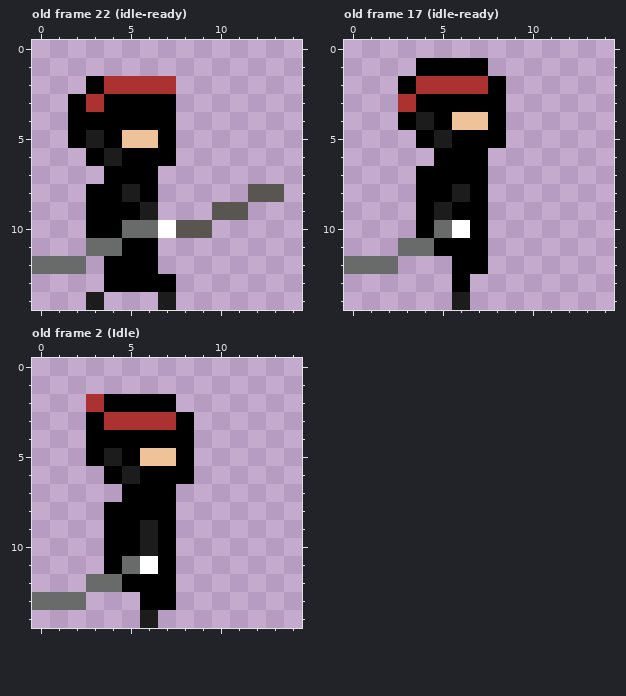
Pixel-art file, stored at Art/Player/ninjatemp.aseprite. The picture above is the old version.
15x15 pixels, 29 frames. Shown: old frame 22 (idle-ready), old frame 17 (idle-ready), old frame 2 (Idle). The commit also changed other frames, which this record leaves out.
After the commit:
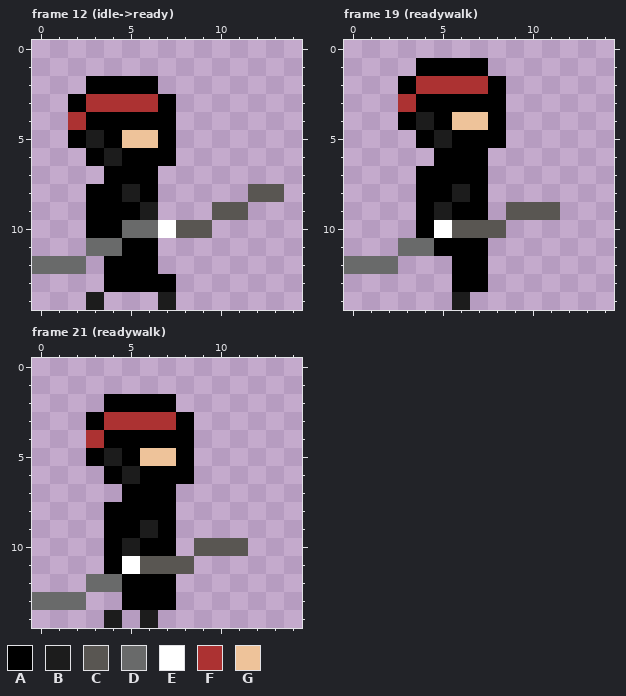
Palette (. is transparent): A #000000  B #1c1c1c  C #595652  D #696a6a  E #ffffff  F #ac3232  G #eec39a
A new or re-ordered frame is compared with the old frame closest to it.
Edits made:
frames 29 -> 51
--- frame 12 (idle->ready) is new; against old frame 22 (idle-ready), layer "bandana"
@@ x 0..9 @@
  1 ..........
- 2 ...AFFFF..
- 3 ..AFAAAA..
- 4 ..AAAAAA..
+ 2 ...AAAA...
+ 3 ..AFFFFA..
+ 4 ..FAAAAA..
  5 ..ABAGGA..
--- frame 19 (readywalk) is new; against old frame 17 (idle-ready), layers "arms", "sword", "Legs"
@@ x 0..14 @@
  8 ....AABA.......
- 9 ....ABAA.......
-10 ....ADEA.......
+ 9 ....ABAA.CCC...
+10 ....AECCC......
 11 ...DDAAA.......
 12 DDD...AA.......
-13 ......A........
+13 ......AA.......
 14 ......B........
--- frame 21 (readywalk) is new; against old frame 2 (Idle)
@@ x 1..5 @@
  1 .....
- 2 ..FAA
+ 2 ...AA
  3 ..AFF
- 4 ..AAA
+ 4 ..FAA
  5 ..ABA
@@ x 0..14 @@
  9 ....AABA.......
-10 ....AABA.......
-11 ....ADEA.......
+10 ....ABAA.CCC...
+11 ....AECCC......
 12 ...DDAAA.......
-13 DDD...AA.......
-14 ......B........
+13 DDD..AAA.......
+14 ....B.B........
